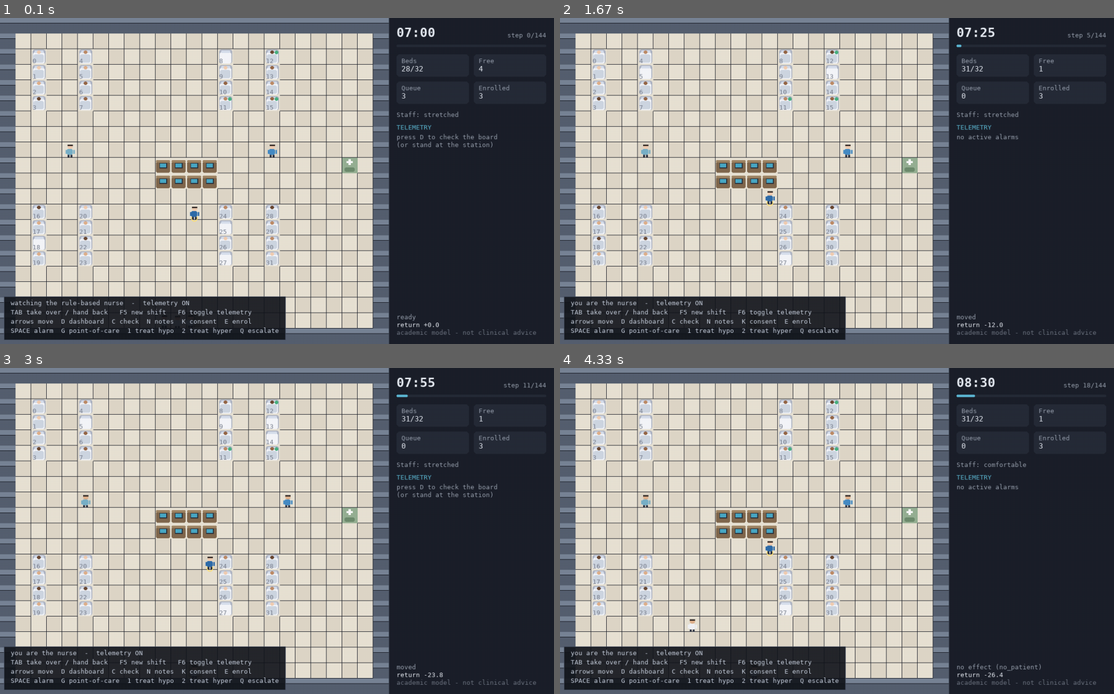
Above: before the commit, frames 1-4 (two rows, left to right).
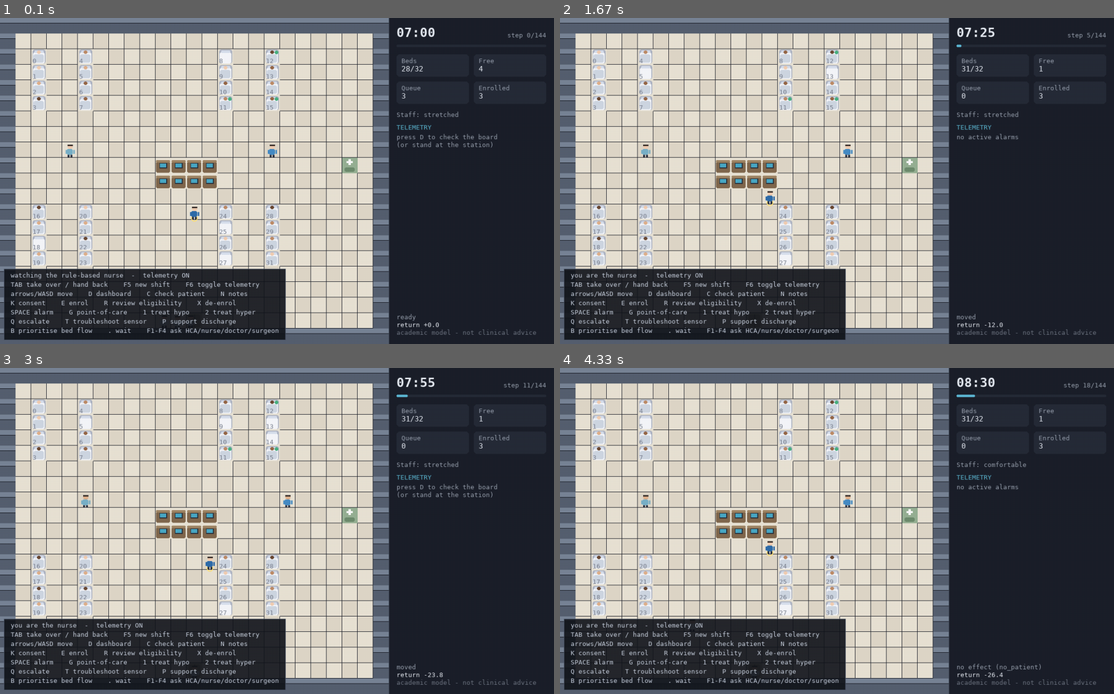
Above: after the commit, the same moments.

Repository: CompuTish/ward-cgm-sim
Game: pygame game, started from web/main.py
Two runs of this game, one before a commit and one after it. Both use one fixed random seed, a clock stepped at 60 frames per second and the inputs below.
Inputs:
- Up to frame 1 (0.1 s): no input
- Up to frame 2 (1.67 s): tap Space at 0.33 s; hold Right 0.67-1.13 s; tap 2 at 1.17 s; hold Up from 1.5 s (still down); tap G at 1.65 s
- Up to frame 3 (3 s): release Up at 1.8 s; hold Right 1.83-2.3 s; tap 2 at 1.98 s; hold Left 2.33-2.87 s; tap B at 2.48 s; hold Down from 2.9 s (still down)
- Up to frame 4 (4.33 s): tap G at 3.05, 4.22 s; release Down at 3.2 s; hold Left 3.23-3.63 s; tap 2 at 3.38 s; hold Up 3.67-4.03 s; tap B at 3.82 s; hold Right from 4.07 s (still down)

The runs differ from the first frame. In frame 1, 5.7% of the frame differs, in the area x 0-52%, y 76-98%; in frame 2, 5.7%; in frame 3, 5.7%; in frame 4, 5.7%.

Commit message:
Stop the canvas stretching; expose the full control set
The demo was not just fuzzy, it was DISTORTED. pygbag's template sets
canvas { width:100%; height:100% }, which stretches the bitmap to whatever box
it lands in, and the project page compounded it with a fixed 620px iframe
height against a 1140x672 canvas. The injected CSS now adds object-fit: contain
so the canvas fills its box and letterboxes rather than distorting, and the
iframe is aspect-matched to the canvas instead of a fixed height.
image-rendering: pixelated was necessary but on its own insufficient.

--serve was not a faithful visual check: pygbag regenerates the page and does
not carry the canvas CSS injected after a build. It now always builds, injects,
and then serves the built output over a local threading server, so what you
preview is what deploys.

The browser build was missing the four ask-for-help keys that the native player
has, and the on-screen help listed about half the bound actions. Both fixed;
the project page control list matches too.

docs: CONTEXT_PACK now states that ward_cgm_sim/ is the source of truth and
web/ward_cgm_sim/ is a generated copy that will be silently overwritten.

ASSET_BRIEF: overlays split into bed-anchored and character-anchored sheets
with layering and anchor points stated (the player ring sits UNDER the sprite,
not over a bed), and the character sheet layout is now exact - 84 sprites with
an indexed skin palette, or five pre-rendered files, with the row/column order
spelled out either way.

171 tests.

Co-Authored-By: Claude Fable 5 <noreply@anthropic.com>

Diff:
--- a/scripts/build_web.py
+++ b/scripts/build_web.py
@@ -11,7 +11,7 @@
 
 Usage:
     python scripts/build_web.py             # vendor app code, verify, build
-    python scripts/build_web.py --serve     # ...then serve it locally
+    python scripts/build_web.py --serve     # ...then serve the BUILT output locally
     python scripts/build_web.py --vendor-only
 
 The runtime is fetched from the pygame-web CDN. `--vendor-runtime` will instead
@@ -75,6 +75,22 @@
     print("import-safety check passed")
 
 
+def serve_build() -> None:
+    """Serve the built output over a local threading HTTP server.
+
+    pygbag's own `--serve` regenerates the page and does not carry the canvas
+    CSS injected after a build, so it is not a faithful visual check. This
+    serves exactly what would be deployed.
+    """
+    import functools
+    from http.server import SimpleHTTPRequestHandler, ThreadingHTTPServer
+
+    root = str(WEB_DIR / "build" / "web")
+    handler = functools.partial(SimpleHTTPRequestHandler, directory=root)
+    print("serving the built demo on http://127.0.0.1:8000  (ctrl-c to stop)")
+    ThreadingHTTPServer(("127.0.0.1", 8000), handler).serve_forever()
+
+
 def build(serve: bool) -> None:
     command = [sys.executable, "-m", "pygbag", "--title", "Ward CGM simulator"]
     if not serve:
@@ -97,11 +113,26 @@
 # default smooth interpolation turns every sprite and every glyph to mush.
 CRISP_CSS = """
 <style id="ward-sim-crisp">
-  canvas, #canvas, #screen {
+  /* pygbag's template sets canvas { width:100%; height:100% }, which stretches
+     the bitmap to whatever box it lands in and distorts the art whenever the
+     container's aspect ratio differs from the canvas. Sizing from the canvas's
+     own intrinsic dimensions and capping with max-* keeps it proportional, and
+     nearest-neighbour scaling keeps pixel art sharp when it is scaled up. */
+  canvas.emscripten, canvas, #canvas, #screen {
     image-rendering: pixelated;
     image-rendering: crisp-edges;
     -ms-interpolation-mode: nearest-neighbor;
+    /* Fill the available box but letterbox rather than distort: object-fit
+       preserves the bitmap's aspect ratio inside whatever element size
+       pygbag's template asks for. Sizing to intrinsic dimensions instead
+       would be undistorted but would never scale up to fill. */
+    width: 100% !important;
+    height: 100% !important;
+    object-fit: contain;
+    display: block;
+    margin: 0 auto;
   }
+  html, body { height: 100%; }
 </style>
 """
 
@@ -217,11 +248,14 @@
     vendor()
     verify()
     if not args.vendor_only:
-        build(serve=args.serve)
-        if not args.serve:
-            make_crisp()
-        if not args.serve and args.vendor_runtime:
+        # Always a real build, then the canvas CSS, then optionally serve what
+        # was actually built - so --serve shows what would be deployed.
+        build(serve=False)
+        make_crisp()
+        if args.vendor_runtime:
             vendor_runtime()
+        if args.serve:
+            serve_build()
 
 
 if __name__ == "__main__":
--- a/web/main.py
+++ b/web/main.py
@@ -45,6 +45,10 @@
     pygame.K_1: Action.TREAT_HYPO,
     pygame.K_2: Action.TREAT_HYPER,
     pygame.K_q: Action.ESCALATE,
+    pygame.K_F1: Action.ASK_HELP_HCA,
+    pygame.K_F2: Action.ASK_HELP_NURSE,
+    pygame.K_F3: Action.ASK_HELP_DOCTOR,
+    pygame.K_F4: Action.ASK_HELP_SURGEON,
     pygame.K_t: Action.TROUBLESHOOT_SENSOR,
     pygame.K_p: Action.SUPPORT_DISCHARGE,
     pygame.K_b: Action.PRIORITISE_BEDFLOW,
@@ -107,9 +111,12 @@
         telemetry = "telemetry ON" if self.config.telemetry_enabled else "telemetry OFF"
         hints = [
             f"{mode}  -  {telemetry}",
-            "TAB take over / hand back   F5 new shift   F6 toggle telemetry",
-            "arrows move  D dashboard  C check  N notes  K consent  E enrol",
-            "SPACE alarm  G point-of-care  1 treat hypo  2 treat hyper  Q escalate",
+            "TAB take over / hand back    F5 new shift    F6 toggle telemetry",
+            "arrows/WASD move    D dashboard    C check patient    N notes",
+            "K consent    E enrol    R review eligibility    X de-enrol",
+            "SPACE alarm    G point-of-care    1 treat hypo    2 treat hyper",
+            "Q escalate    T troubleshoot sensor    P support discharge",
+            "B prioritise bed flow    . wait    F1-F4 ask HCA/nurse/doctor/surgeon",
         ]
         banner = "SHIFT COMPLETE - press any key for a new shift" if self.finished else None
         if banner:
Not shown, changed: docs/ASSET_BRIEF.md
Not shown, changed: docs/llm/CONTEXT_PACK.md
Not shown, changed: docs/llm/TASK_START.md
